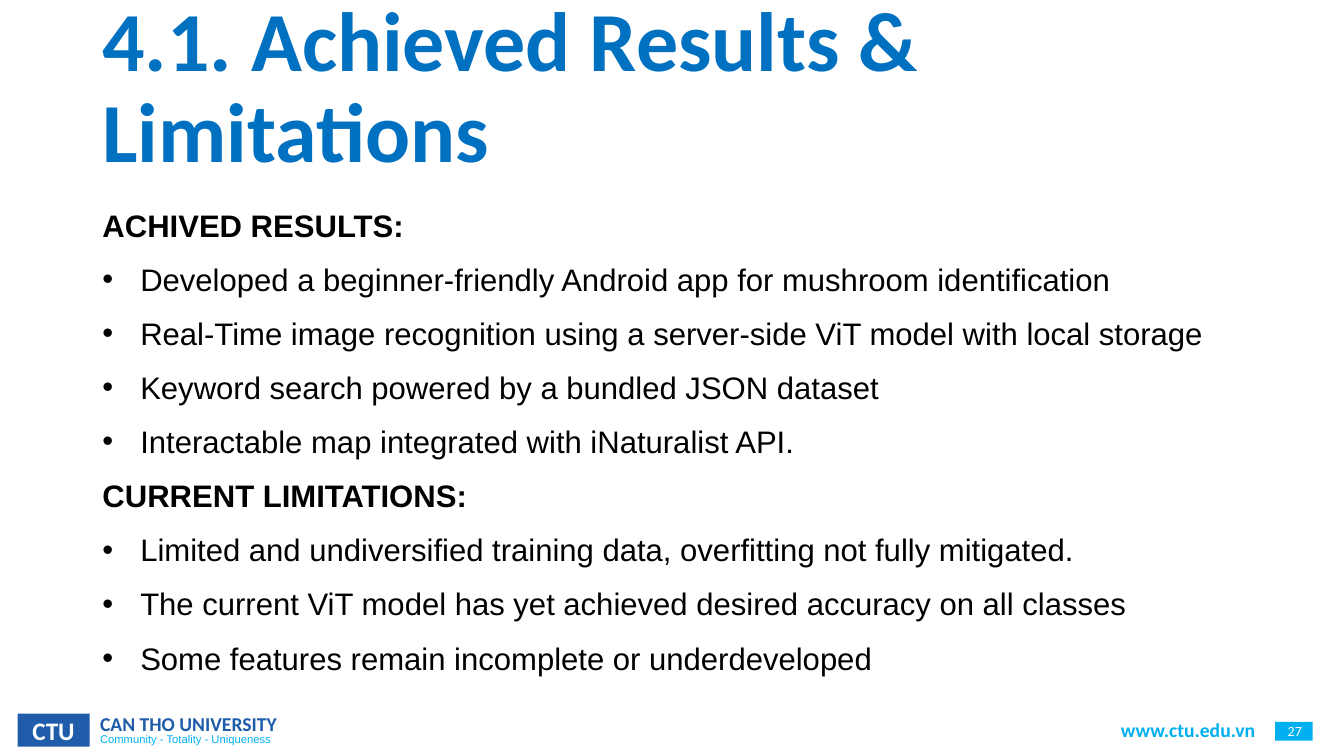
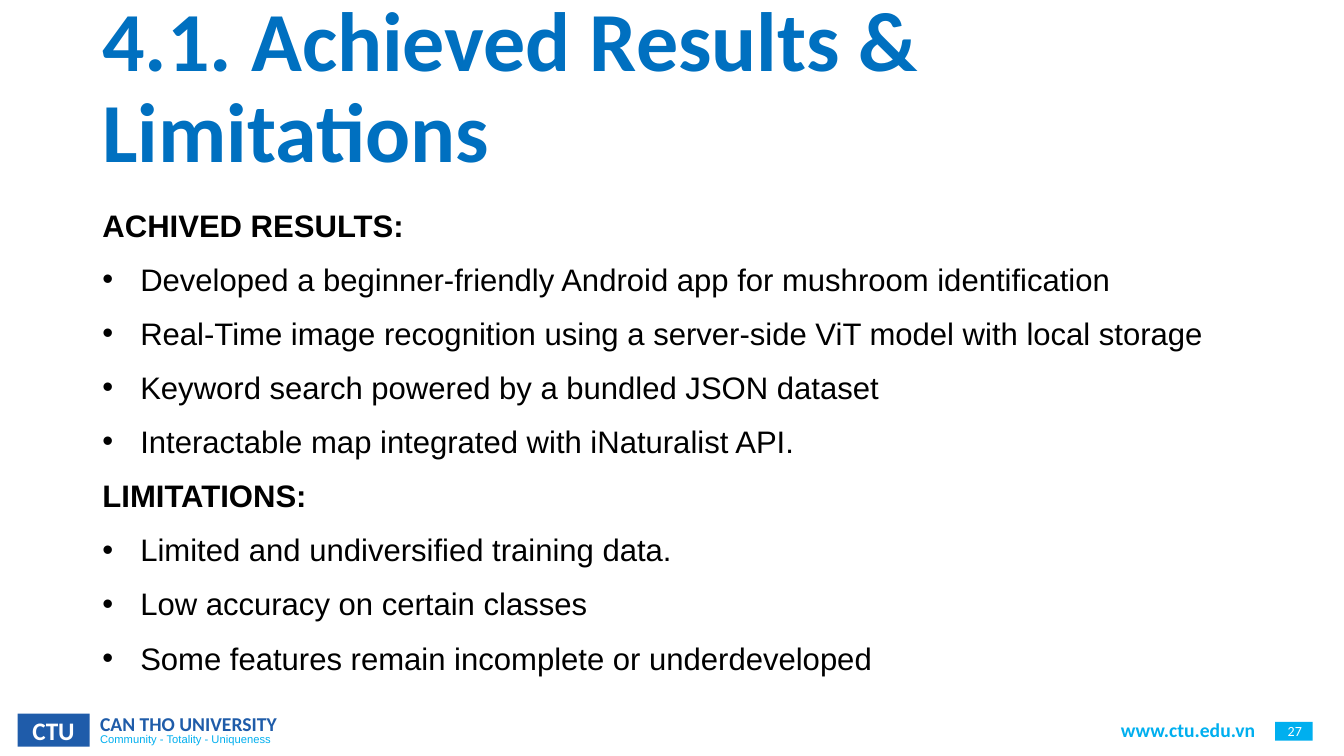
Before and after one commit to CommonHouseCat/fungiscan-mushroom-identifier, a slide deck: slide 27 of Báo cáo/GraduationThesis.pptx. Drawn at 1344x756 pixels with LibreOffice and Linux fonts; fonts in the diff are those of the drawing; background and template pictures are left out. Boxes give left, top, right and bottom in pixels: in the first picture for what was removed or moved away, otherwise in the second. Text is boxed around its words. In the diff, an @@ line names an element or a change of style, - is before the commit and + after.

```diff
--- a/Báo cáo/GraduationThesis.pptx
+++ b/Báo cáo/GraduationThesis.pptx
@@ text at (102,485,672,622): text changed @@
-CURRENT LIMITATIONS:
-• Limited and undiversified training data, overfitting not fully mitigated.
-• The current ViT model has yet achieved desired accuracy on all classes
+LIMITATIONS:
+• Limited and undiversified training data.
+• Low accuracy on certain classes
```
Also in this commit, not shown: 9 other slides changed.
